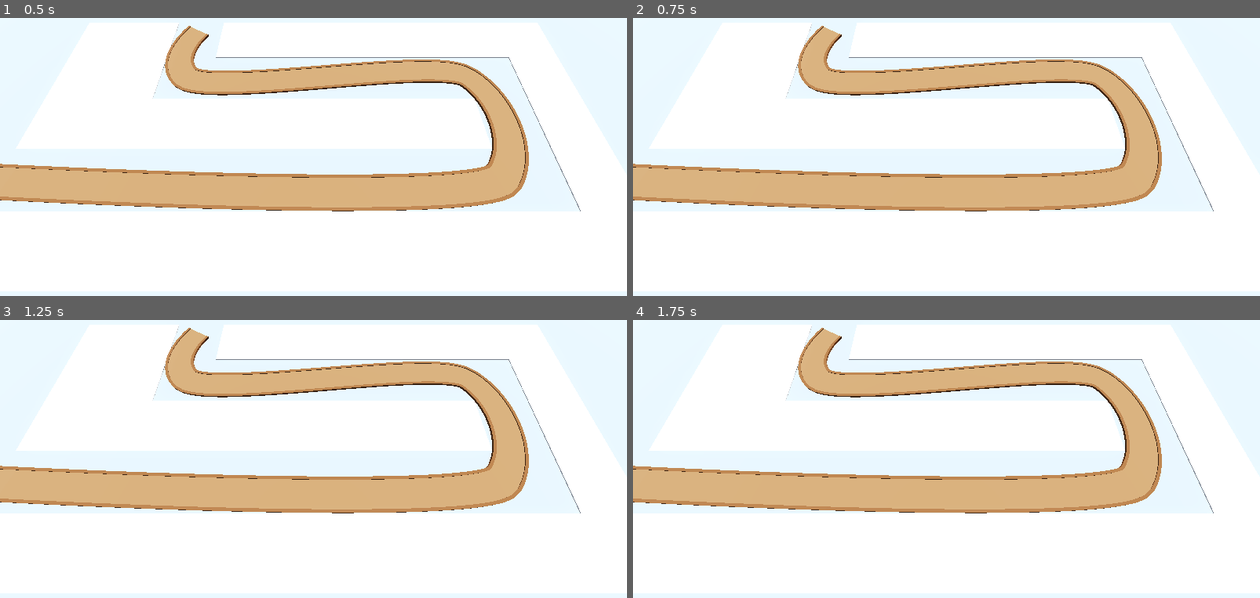
Above: before the commit, frames 1-4 (two rows, left to right).
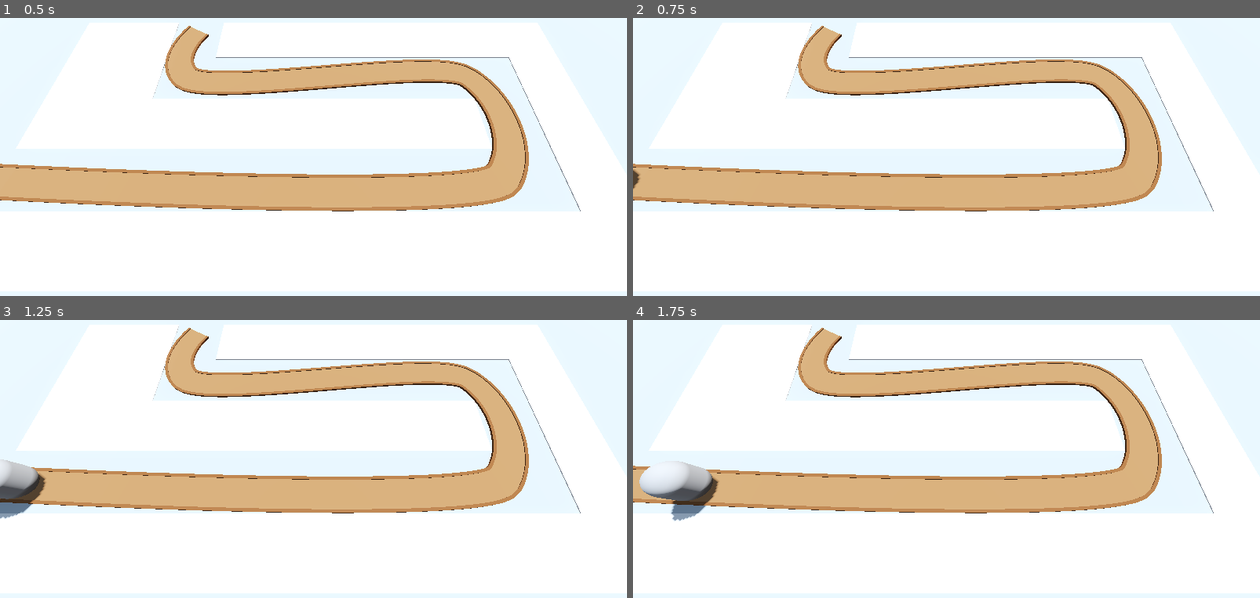
Above: after the commit, the same moments.

Repository: Assasquid/barbarian_blaster
Game: Godot game, scene res://Scenes/base_level.tscn
Two runs of this game, one before a commit and one after it. Both use one fixed random seed, a clock stepped at 60 frames per second and the inputs below. Before the commit the project has no main scene; this scene is started directly in both runs.
Inputs (mouse positions are in pixels of both pictures, inside the frame that each line leads up to):
- Up to frame 1 (0.5 s): no input
- Up to frame 2 (0.75 s): tap Enter at 0.5 s; move the mouse to (1084, 115) at 0.52 s
- Up to frame 3 (1.25 s): no input
- Up to frame 4 (1.75 s): move the mouse to (821, 450) at 1.27 s

Frame 1 is identical in both runs. In frame 2, less than 0.1% of the frame differs, in the area x 0-2%, y 54-62%; in frame 3, 1.1%; in frame 4, 1.6%, in the area x 1-14%, y 50-73%.

Commit message:
Make an enemy follow the path to the base.
What "base" you ask? Well... stay tuned.

Diff:
--- a/Scenes/base_level.tscn
+++ b/Scenes/base_level.tscn
@@ -1,6 +1,7 @@
-[gd_scene load_steps=10 format=3 uid="uid://bn12kcsx877x"]
+[gd_scene load_steps=11 format=3 uid="uid://bn12kcsx877x"]
 
 [ext_resource type="MeshLibrary" uid="uid://ridxlenkhg7l" path="res://MeshLibraries/space_library.tres" id="1_qhsvv"]
+[ext_resource type="PackedScene" uid="uid://dx14yj8xnem7j" path="res://Scenes/enemy.tscn" id="2_i273a"]
 
 [sub_resource type="ProceduralSkyMaterial" id="ProceduralSkyMaterial_timms"]
 sky_horizon_color = Color(0.64625, 0.65575, 0.67075, 1)
@@ -77,7 +78,7 @@
 path_joined = false
 material = SubResource("StandardMaterial3D_iy61t")
 
-[node name="Road2" type="CSGPolygon3D" parent="Path3D"]
+[node name="RoadBorder1" type="CSGPolygon3D" parent="Path3D"]
 material_override = SubResource("StandardMaterial3D_brg0o")
 polygon = PackedVector2Array(-1.1, 0, -1.1, 0.15, -0.9, 0.15, -0.9, 0)
 mode = 2
@@ -92,7 +93,7 @@
 path_joined = false
 material = SubResource("StandardMaterial3D_iy61t")
 
-[node name="Road3" type="CSGPolygon3D" parent="Path3D"]
+[node name="RoadBorder2" type="CSGPolygon3D" parent="Path3D"]
 material_override = SubResource("StandardMaterial3D_0mk6a")
 polygon = PackedVector2Array(1.1, 0, 1.1, 0.15, 0.9, 0.15, 0.9, 0)
 mode = 2
@@ -106,3 +107,6 @@
 path_u_distance = 1.0
 path_joined = false
 material = SubResource("StandardMaterial3D_iy61t")
+
+[node name="Enemy" parent="Path3D" instance=ExtResource("2_i273a")]
+transform = Transform3D(-4.37114e-08, 0, -1, 0, 1, 0, 1, 0, -4.37114e-08, -24, 0, 6)
--- /dev/null
+++ b/Scenes/enemy.tscn
@@ -0,0 +1,15 @@
+[gd_scene load_steps=3 format=3 uid="uid://dx14yj8xnem7j"]
+
+[ext_resource type="Script" path="res://Scripts/enemy.gd" id="1_iu1ut"]
+
+[sub_resource type="CapsuleMesh" id="CapsuleMesh_wmunb"]
+radius = 1.0
+height = 3.0
+
+[node name="Enemy" type="PathFollow3D"]
+loop = false
+script = ExtResource("1_iu1ut")
+
+[node name="MeshInstance3D" type="MeshInstance3D" parent="."]
+transform = Transform3D(1, 0, 0, 0, 1, 0, 0, 0, 1, 0, 1.6, 0)
+mesh = SubResource("CapsuleMesh_wmunb")
--- /dev/null
+++ b/Scripts/enemy.gd
@@ -0,0 +1,7 @@
+extends PathFollow3D
+
+@export var speed: float = 5.1
+
+
+func _process(delta: float) -> void:
+	progress += delta * speed
--- a/project.godot
+++ b/project.godot
@@ -11,6 +11,7 @@
 [application]
 
 config/name="BarbarianBlaster"
+run/main_scene="res://Scenes/base_level.tscn"
 config/features=PackedStringArray("4.2", "Forward Plus")
 config/icon="res://icon.svg"
 
Not shown: 4 places in MeshLibraries/space_library.tres that only renumber resources
